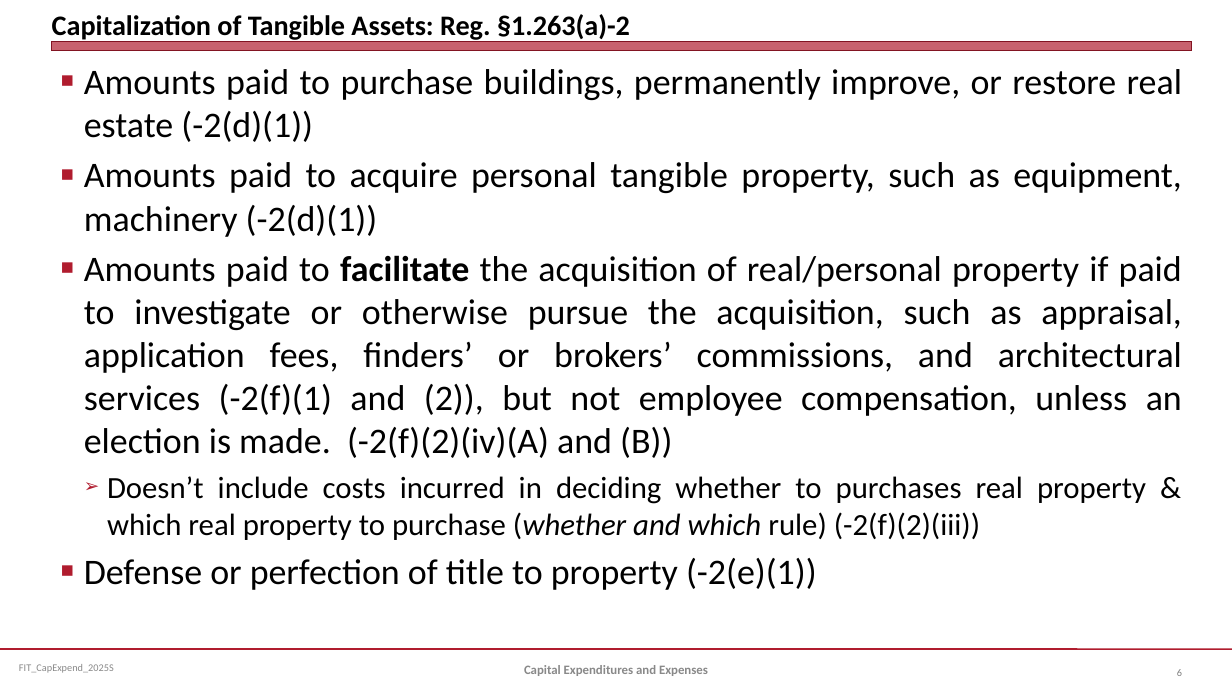
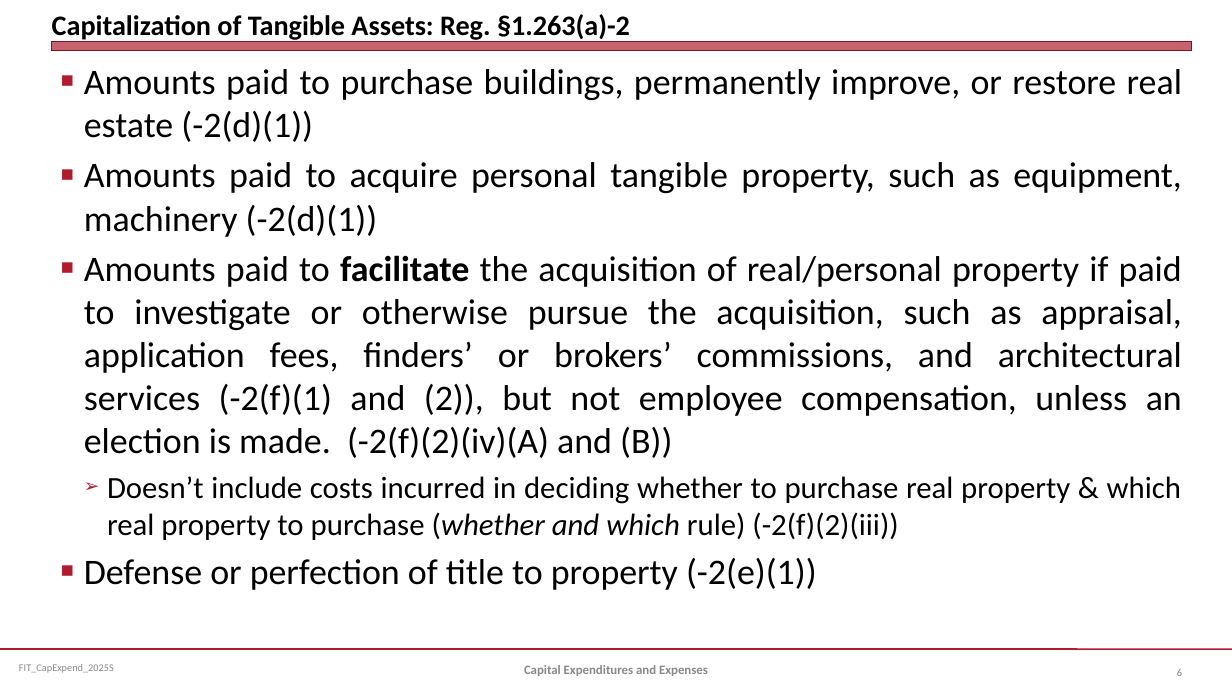
Before and after one commit to jmc877/Fed-Income-Tax, a slide deck: slide 6 of slides/FIT_CapExpend_2025S.pptx. Drawn at 1232x693 pixels with LibreOffice and Linux fonts; fonts in the diff are those of the drawing. Boxes give left, top, right and bottom in pixels: in the first picture for what was removed or moved away, otherwise in the second. Text is boxed around its words. In the diff, an @@ line names an element or a change of style, - is before the commit and + after.

```diff
--- a/slides/FIT_CapExpend_2025S.pptx
+++ b/slides/FIT_CapExpend_2025S.pptx
@@ text at bbox=[107, 476, 1181, 540]: text changed @@
-  ➢ Doesn’t include costs incurred in deciding whether to purchases real property & which real property to purchase (whether and which rule) (-2(f)(2)(iii))
+  ➢ Doesn’t include costs incurred in deciding whether to purchase real property & which real property to purchase (whether and which rule) (-2(f)(2)(iii))
```
Also in this commit, not shown: 2 other files.
